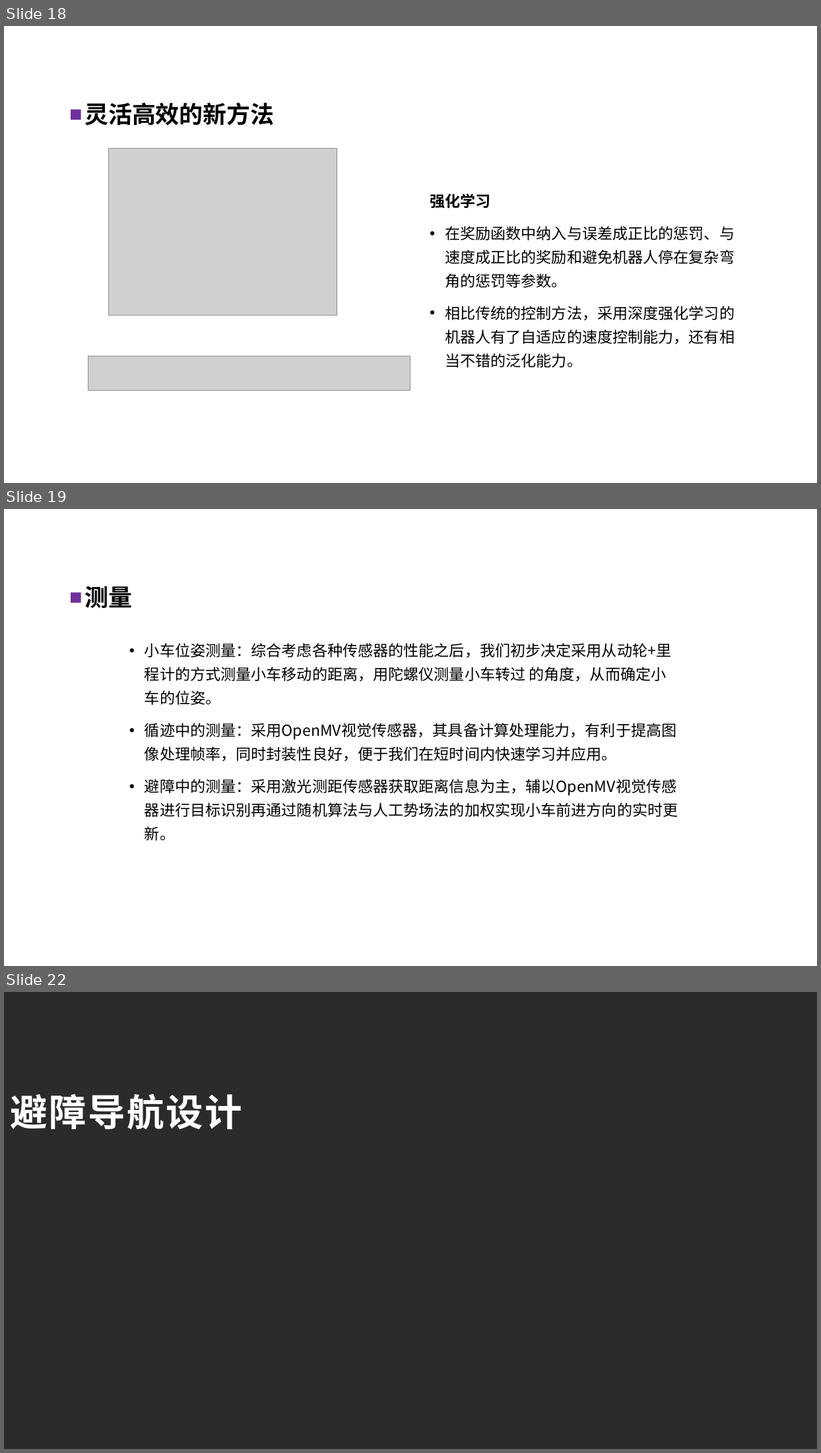
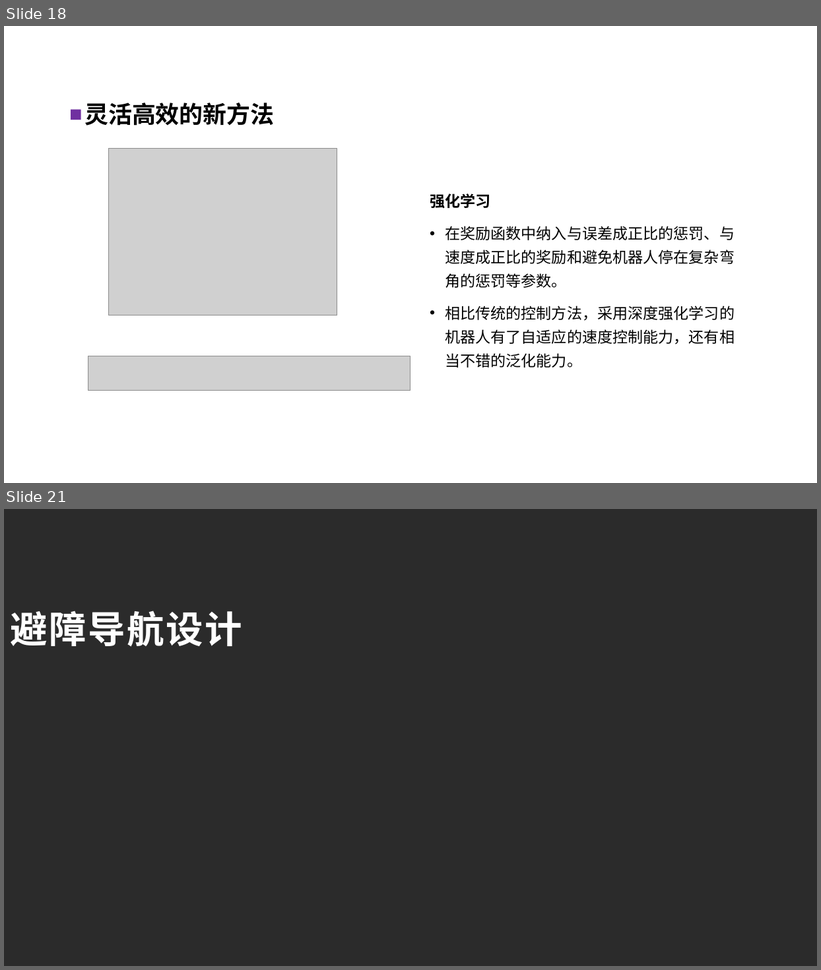
Before and after one commit to QiuYi111/AutonomousCar-, a slide deck: LiteratureReview/ppt/自主移动车原型设计.pptx. Shown one above the other, each under a label of ours: slides 18, 19 and 22 before the commit, slides 18 and 21 after it; the slides between them are not shown. The pictures are 821x1453 and 821x970 pixels, drawn with LibreOffice and Linux fonts; fonts in the diff are those of the drawing; grey boxes stand for pictures; background and template pictures are left out; a plain dark background stands for a picture behind light text. Boxes give left, top, right and bottom in pixels: in the first picture for what was removed or moved away, otherwise in the second. Text is boxed around its words. In the diff, an @@ line names an element or a change of style, - is before the commit and + after.

```diff
--- a/LiteratureReview/ppt/自主移动车原型设计.pptx
+++ b/LiteratureReview/ppt/自主移动车原型设计.pptx
@@ slide 19 removed at bbox=[4, 509, 817, 966], background picture (left out) @@
@@ text removed at bbox=[9, 509, 66, 552] @@
-03
@@ title removed at bbox=[61, 512, 703, 549] @@
-原型设计——测量
@@ text removed at bbox=[85, 586, 132, 608] @@
-■ 测量
@@ text removed at bbox=[145, 643, 677, 841] @@
-• 小车位姿测量：综合考虑各种传感器的性能之后，我们初步决定采用从动轮+里程计的方式测量小车移动的距离，用陀螺仪测量小车转过 的角度，从而确定小车的位姿。
-• 循迹中的测量：采用OpenMV视觉传感器，其具备计算处理能力，有利于提高图像处理帧率，同时封装性良好，便于我们在短时间内快速学习并应用。
-• 避障中的测量：采用激光测距传感器获取距离信息为主，辅以OpenMV视觉传感器进行目标识别再通过随机算法与人工势场法的加权实现小车前进方向的实时更新。
@@ what was slide 22 is now slide 21 @@
```
Also in this commit, not shown: 26 slides changed, 3 slides added, 2 other slides removed, 1 other file.
